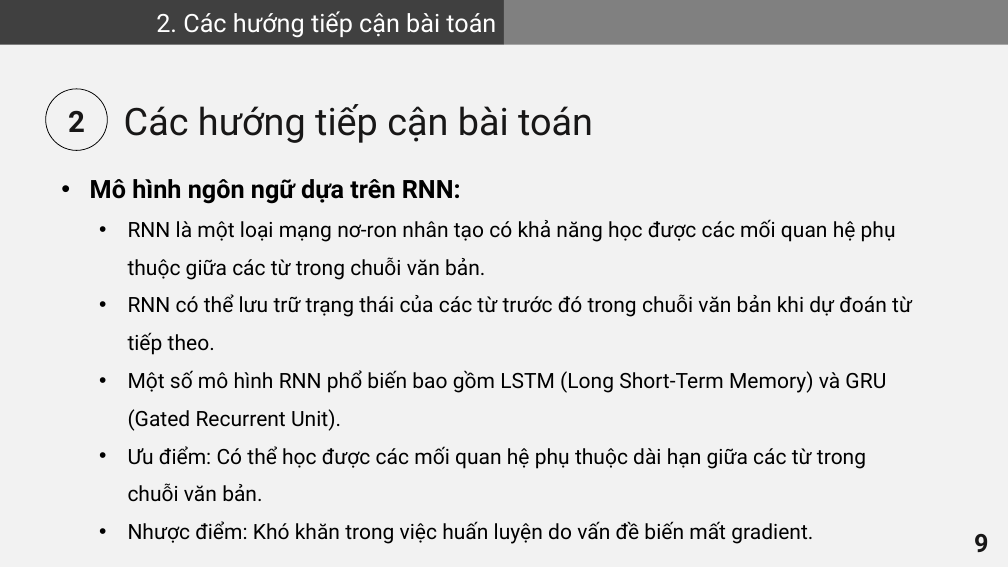
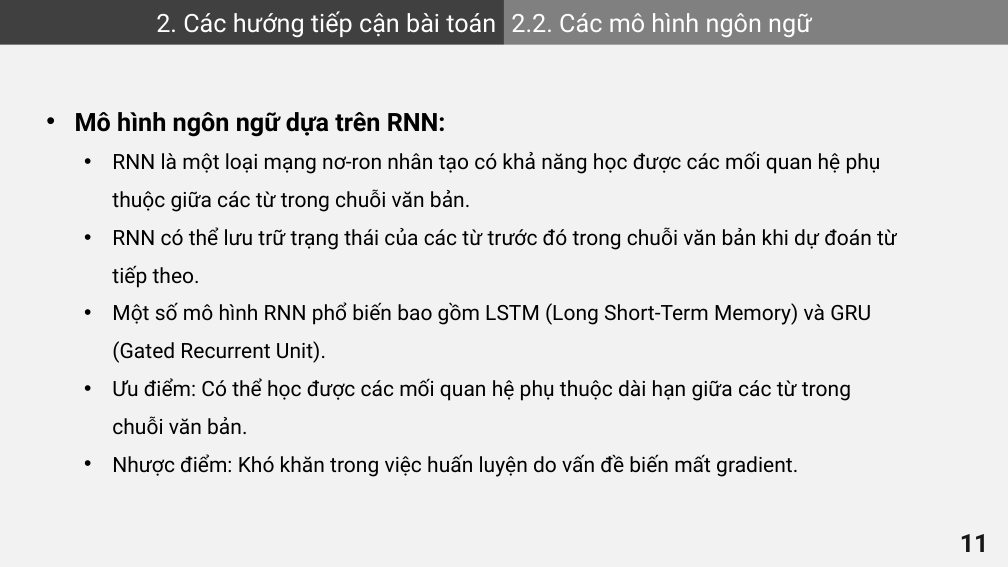
Before and after one commit to VHSkillPro/next-word-prediction, a slide deck: slide 11 of report.pptx (slide 9 before the commit). Drawn at 1008x567 pixels with LibreOffice and Linux fonts; fonts in the diff are those of the drawing. Boxes give left, top, right and bottom in pixels: in the first picture for what was removed or moved away, otherwise in the second. Text is boxed around its words. In the diff, an @@ line names an element or a change of style, - is before the commit and + after.

```diff
--- a/report.pptx
+++ b/report.pptx
@@ text in rectangle at bbox=[511, 13, 812, 37]: text added @@
+2.2. Các mô hình ngôn ngữ
@@ text "Mô hình ngôn ngữ dựa ...": place and size @@
-text "Mô hình ngôn ngữ dựa ..." at bbox=[90, 179, 912, 544]
+text "Mô hình ngôn ngữ dựa ..." at bbox=[75, 112, 897, 477]
@@ ellipse removed at bbox=[45, 89, 107, 150] @@
@@ text removed at bbox=[68, 110, 85, 132] @@
-2
@@ text removed at bbox=[124, 104, 593, 143] @@
-Các hướng tiếp cận bài toán
@@ page number at bbox=[960, 534, 989, 552]: text changed @@
-9
+11
```
Also in this commit, not shown: 12 other slides changed, 29 slides added.
